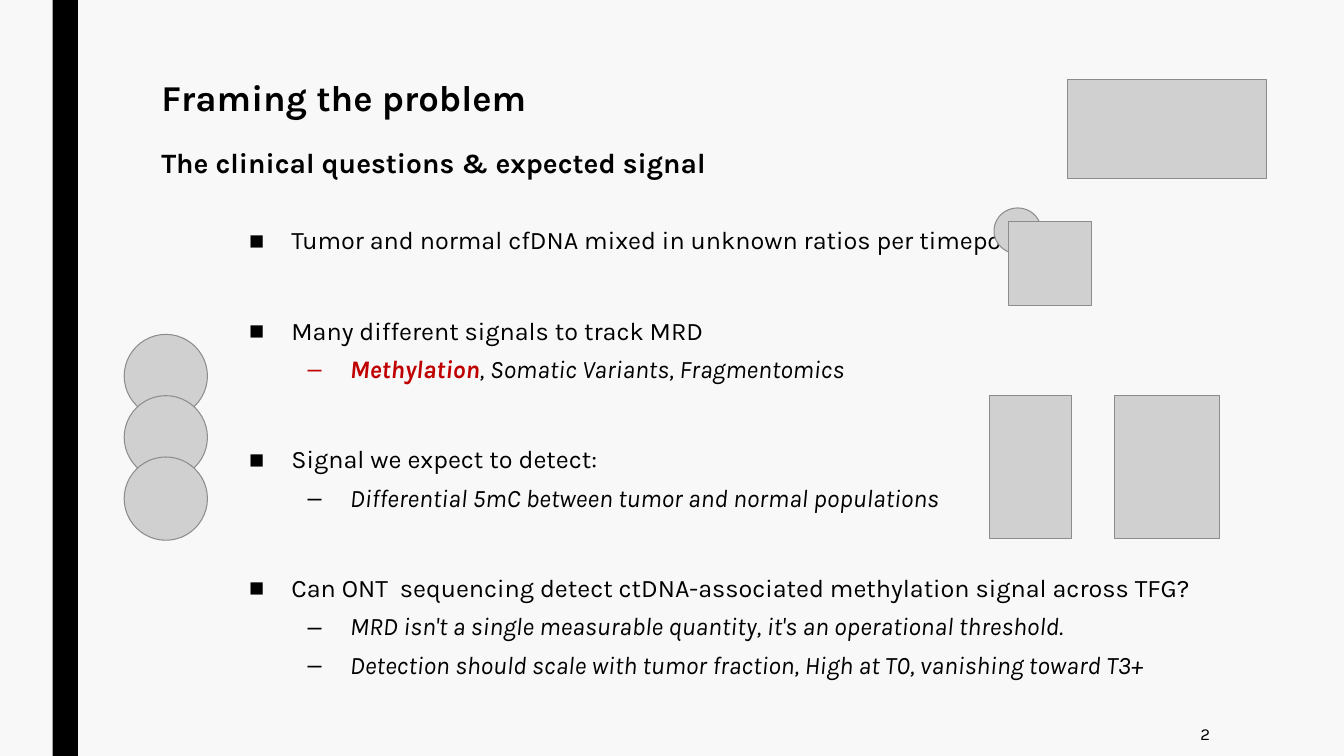
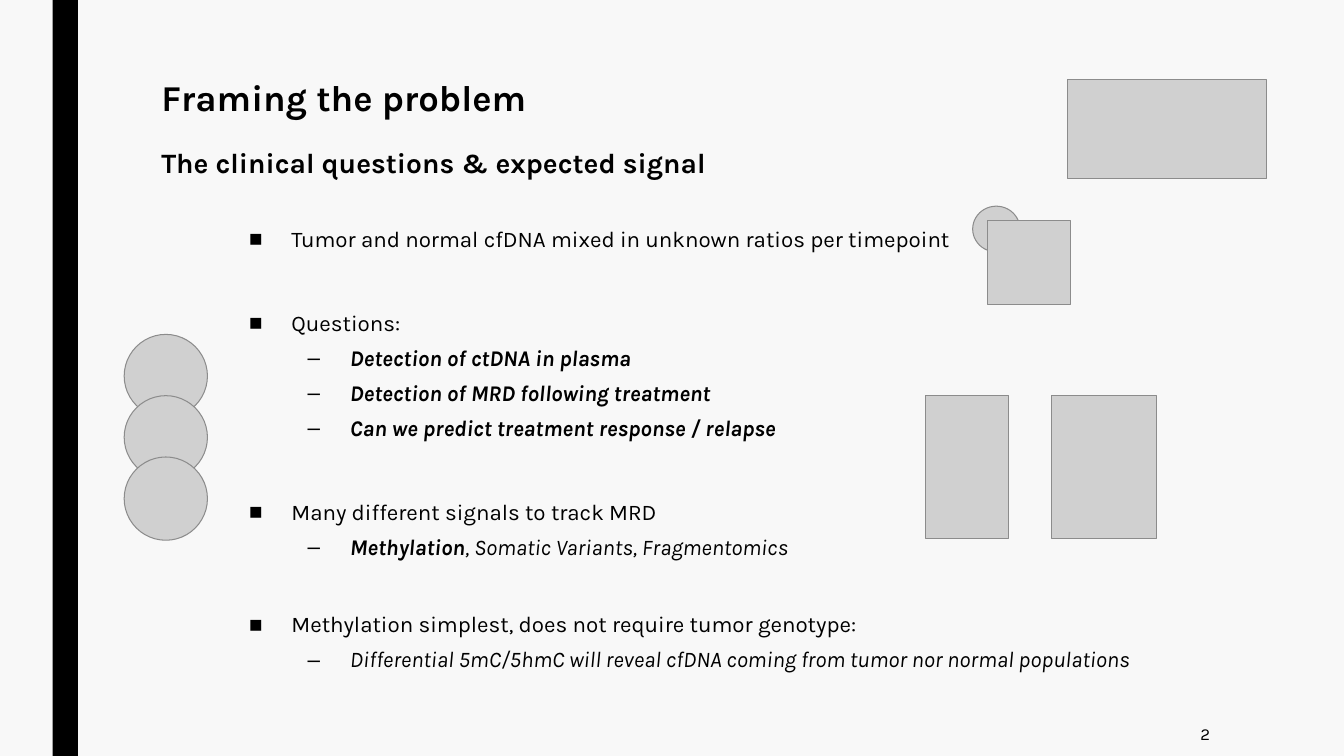
Before and after one commit to jurtasun/presentations, a slide deck: slide 3 of 202609_vhio_symposium/202609_vhio_technical.ppt. Drawn at 1344x756 pixels with LibreOffice and Linux fonts; fonts in the diff are those of the drawing; grey boxes stand for pictures. Boxes give left, top, right and bottom in pixels: in the first picture for what was removed or moved away, otherwise in the second. Text is boxed around its words. In the diff, an @@ line names an element or a change of style, - is before the commit and + after.

```diff
--- a/202609_vhio_symposium/202609_vhio_technical.ppt
+++ b/202609_vhio_symposium/202609_vhio_technical.ppt
@@ picture: place and size @@
-picture at <box>994,208,1042,253</box>
+picture at <box>973,207,1020,252</box>
@@ text at <box>291,231,949,561</box>: size 18 to 16 pt in "Tumor and normal cfDNA mixed in unknown ...", "Many different signals to track MRD", "Methylation, Somatic Variants, Fragmentomics"; text colour #C00000 to #000000 in "Methylation," @@
@@ picture: place and size @@
-picture at <box>1009,222,1092,306</box>
+picture at <box>987,220,1070,303</box>
@@ text at <box>291,315,775,442</box>: paragraphs added @@
+■ Questions:
+  – Detection of ctDNA in plasma
+  – Detection of MRD following treatment
+  – Can we predict treatment response / relapse
@@ picture: place and size @@
-picture at <box>989,395,1072,538</box>
+picture at <box>926,395,1008,538</box>
@@ picture: place and size @@
-picture at <box>1115,395,1220,538</box>
+picture at <box>1052,395,1156,538</box>
@@ text at <box>291,616,1129,673</box>: text changed; size 18 to 16 pt @@
-■ Signal we expect to detect:
-  – Differential 5mC between tumor and normal populations
-■ Can ONT sequencing detect ctDNA-associated methylation signal across TFG?
-  – MRD isn't a single measurable quantity, it's an operational threshold.
-  – Detection should scale with tumor fraction, High at T0, vanishing toward T3+
+■ Methylation simplest, does not require tumor genotype:
+  – Differential 5mC/5hmC will reveal cfDNA coming from tumor nor normal populations
```
Also in this commit, not shown: 11 other slides changed, 6 slides added, 2 slides removed, 11 other files.
